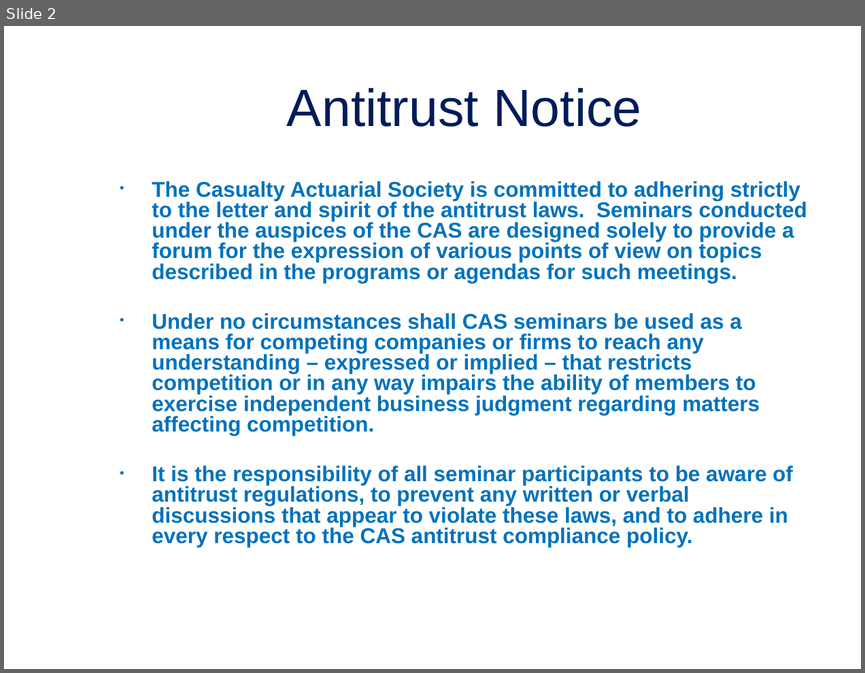
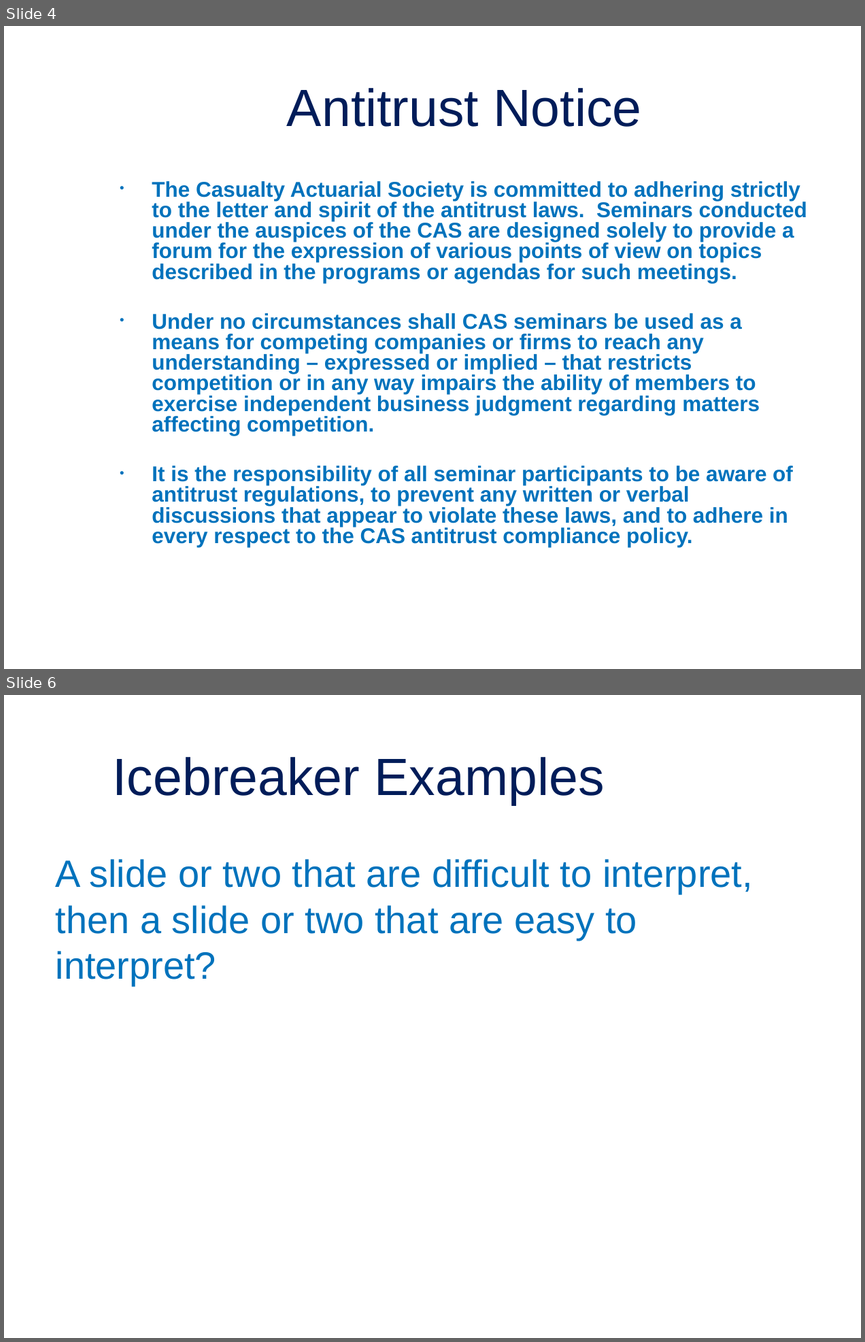
Before and after one commit to jordan-bonner/CAS_Spr23, a slide deck: Presentation Slides/Effective Data Visualization for Actuaries.pptx. Shown one above the other, each under a label of ours: slide 2 before the commit, slides 4 and 6 after it; the slides between them are not shown. The pictures are 865x673 and 865x1342 pixels, drawn with LibreOffice and Linux fonts; fonts in the diff are those of the drawing; background and template pictures are left out. Boxes give left, top, right and bottom in pixels: in the first picture for what was removed or moved away, otherwise in the second. Text is boxed around its words. In the diff, an @@ line names an element or a change of style, - is before the commit and + after.

```diff
--- a/Presentation Slides/Effective Data Visualization for Actuaries.pptx
+++ b/Presentation Slides/Effective Data Visualization for Actuaries.pptx
@@ slide 6 added at <box>4,695,861,1338</box>, background picture (left out) @@
@@ title added at <box>113,757,604,805</box>, 44 pt, text #001C59 @@
+Icebreaker Examples
@@ text added at <box>56,859,753,986</box>, 32 pt, text #0072BC @@
+A slide or two that are difficult to interpret, then a slide or two that are easy to interpret?
@@ what was slide 2 is now slide 4 @@
```
Also in this commit, not shown: 20 other slides added, 1 other file.
